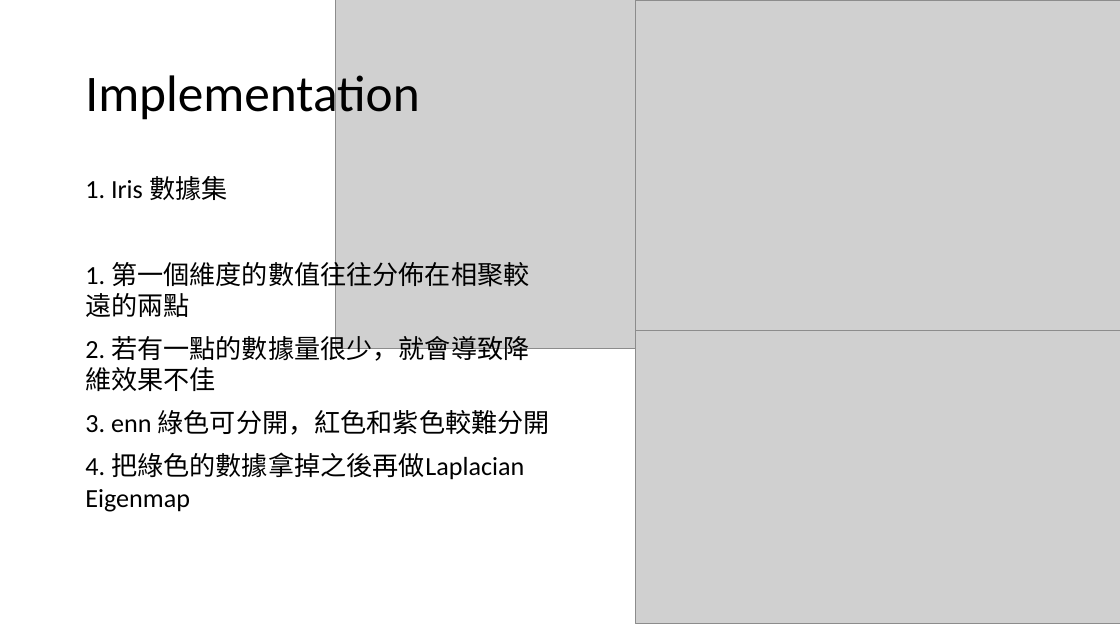
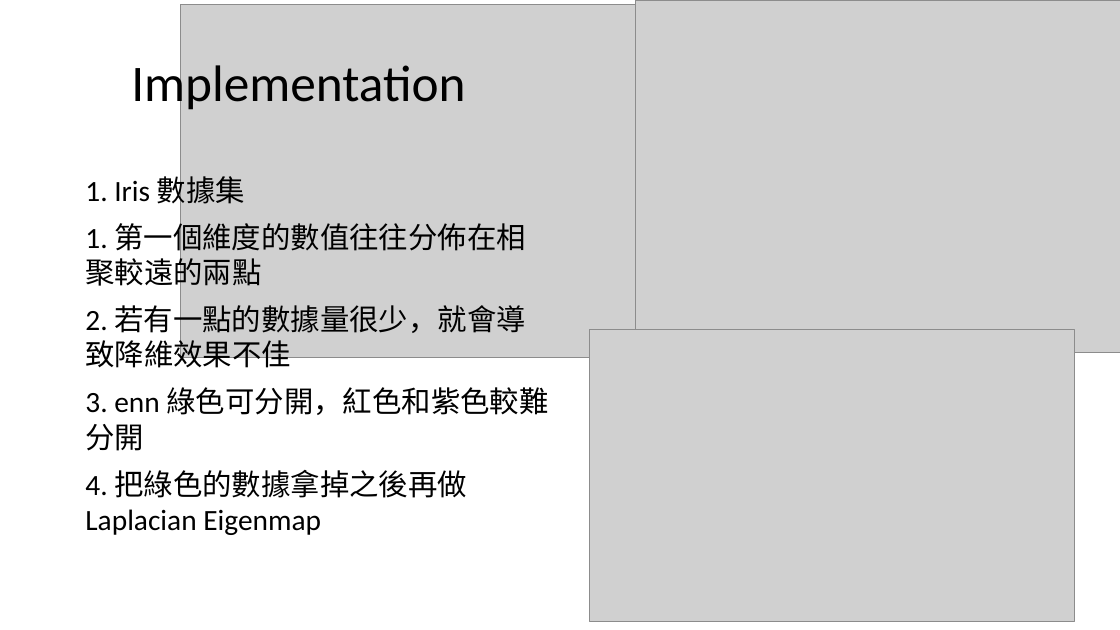
Before and after one commit to Red-Brickk/24Spring-MultivariatePJ-Laplacian_Eigenmap, a slide deck: slide 4 of Weekly Meeting/0421Meeting.pptx. Drawn at 1120x630 pixels with LibreOffice and Linux fonts; fonts in the diff are those of the drawing; grey boxes stand for pictures. Boxes give left, top, right and bottom in pixels: in the first picture for what was removed or moved away, otherwise in the second. Text is boxed around its words. In the diff, an @@ line names an element or a change of style, - is before the commit and + after.

Commit message:
0428,update meeting slide, corpus report, iris report, README

```diff
--- a/Weekly Meeting/0421Meeting.pptx
+++ b/Weekly Meeting/0421Meeting.pptx
@@ title "Implementation": place and size @@
-title "Implementation" at (85, 68, 419, 123)
+title "Implementation" at (131, 59, 465, 114)
@@ picture: place and size @@
-picture at (335, 0, 820, 349)
+picture at (181, 5, 665, 358)
@@ text "1. Iris 數據集" at (85, 171, 549, 535): size 22.4 to 25.2 pt @@
@@ picture: place and size @@
-picture at (636, 331, 1120, 624)
+picture at (590, 329, 1075, 623)
```
Also in this commit, not shown: 2 other slides changed, 9 other files.
